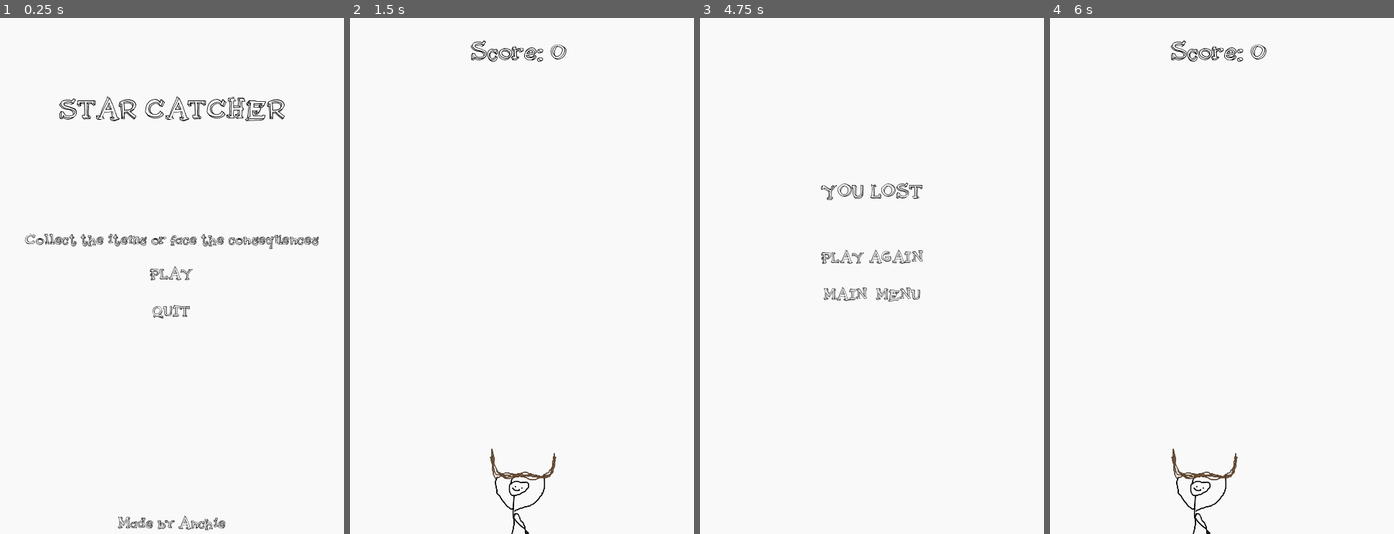
Above: before the commit, frames 1-4 (left to right).
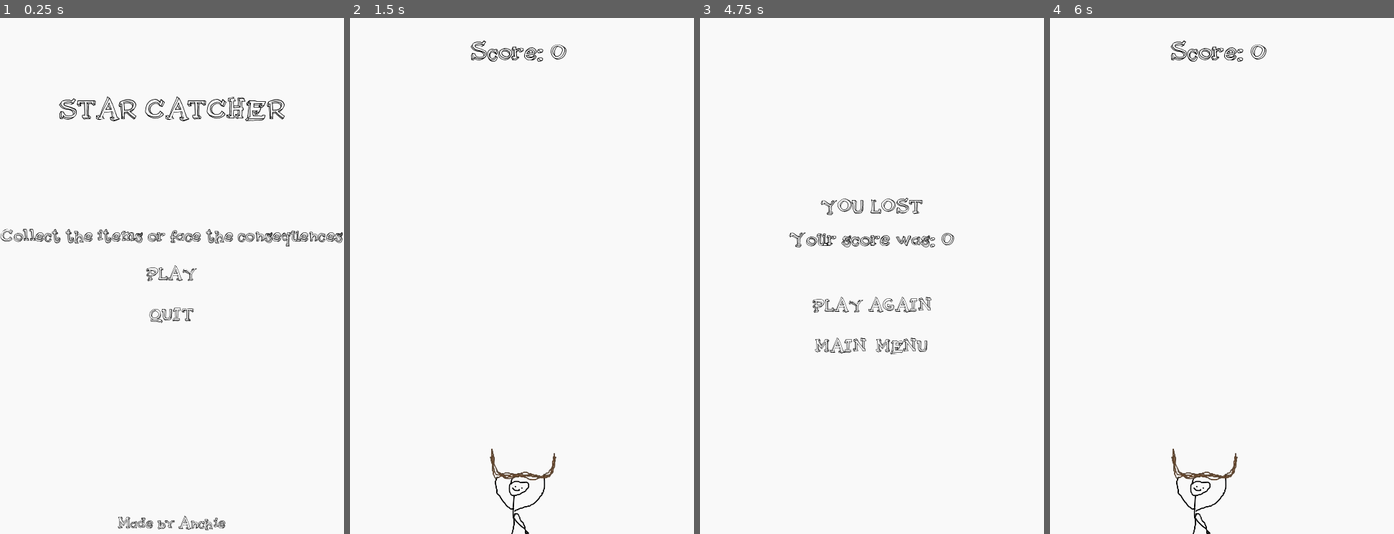
Above: after the commit, the same moments.

Repository: Anchiee/StarCatcher
Game: Godot game, scene res://scenes/Levels/Menu.tscn
The game is run twice, just before and just after one commit, with the same random seed, the same clock (stepped at 60 frames per second) and the same inputs.
Inputs:
- Up to frame 1 (0.25 s): no input
- Up to frame 2 (1.5 s): click "PLAY" at 0.5 s; tap Enter at 1.25 s; hold D (right) from 1.28 s (still down)
- Up to frame 3 (4.75 s): release D (right) at 2.03 s; hold A (left) 2.03-2.78 s; hold D (right) 2.78-4.28 s; hold A (left) from 4.28 s (still down)
- Up to frame 4 (6 s): release A (left) at 5 s; click "MAIN MENU" at 5 s; click "PLAY" at 5.75 s

The runs differ from the first frame. In frame 1, 2.1% of the frame differs, in the area x 0-100%, y 40-60%; in frame 2, nothing differs; in frame 3, 2.6%, in the area x 25-74%, y 31-66%; in frame 4, nothing differs.

Commit message:
Improved lose mechanic HUD rendering

Diff:
--- a/scenes/HUDs/Lose.tscn
+++ b/scenes/HUDs/Lose.tscn
@@ -6,58 +6,66 @@
 [node name="Lose" type="CanvasLayer"]
 script = ExtResource("1_ma0xl")
 
-[node name="Label" type="Label" parent="."]
+[node name="Parent" type="VBoxContainer" parent="."]
 anchors_preset = 8
 anchor_left = 0.5
 anchor_top = 0.5
 anchor_right = 0.5
 anchor_bottom = 0.5
-offset_left = -71.0
-offset_top = -139.0
-offset_right = 71.0
-offset_bottom = -98.0
+offset_left = -115.0
+offset_top = -90.5
+offset_right = 115.0
+offset_bottom = 90.5
 grow_horizontal = 2
 grow_vertical = 2
+theme_override_constants/separation = 50
+
+[node name="InfoContainer" type="VBoxContainer" parent="Parent"]
+layout_mode = 2
+size_flags_horizontal = 4
+size_flags_vertical = 4
+
+[node name="Header" type="Label" parent="Parent/InfoContainer"]
+layout_mode = 2
+size_flags_horizontal = 4
 theme_override_colors/font_color = Color(0, 0, 0, 1)
 theme_override_fonts/font = ExtResource("1_vwd5h")
 theme_override_font_sizes/font_size = 40
 text = "YOU LOST"
 
-[node name="InteractiveContainer" type="VBoxContainer" parent="."]
-anchors_preset = 8
-anchor_left = 0.5
-anchor_top = 0.5
-anchor_right = 0.5
-anchor_bottom = 0.5
-offset_left = -171.5
-offset_top = -46.0
-offset_right = 171.5
-offset_bottom = 46.0
-grow_horizontal = 2
-grow_vertical = 2
+[node name="Score" type="Label" parent="Parent/InfoContainer"]
+layout_mode = 2
+theme_override_colors/font_color = Color(0, 0, 0, 1)
+theme_override_fonts/font = ExtResource("1_vwd5h")
+theme_override_font_sizes/font_size = 40
+text = "Your score was: 0"
+
+[node name="InteractiveContainer" type="VBoxContainer" parent="Parent"]
+layout_mode = 2
+size_flags_vertical = 4
 theme_override_constants/separation = 13
 
-[node name="Play" type="Button" parent="InteractiveContainer"]
+[node name="Play" type="Button" parent="Parent/InteractiveContainer"]
 layout_mode = 2
 focus_mode = 0
 theme_override_colors/font_color = Color(0, 0, 0, 1)
 theme_override_colors/font_pressed_color = Color(0.3764706, 0.3764706, 0.3764706, 1)
 theme_override_colors/font_hover_color = Color(0.22670722, 0.22670752, 0.22670802, 1)
 theme_override_fonts/font = ExtResource("1_vwd5h")
-theme_override_font_sizes/font_size = 30
+theme_override_font_sizes/font_size = 35
 text = "PLAY AGAIN"
 flat = true
 
-[node name="Main Menu" type="Button" parent="InteractiveContainer"]
+[node name="Main Menu" type="Button" parent="Parent/InteractiveContainer"]
 layout_mode = 2
 focus_mode = 0
 theme_override_colors/font_color = Color(0, 0, 0, 1)
 theme_override_colors/font_pressed_color = Color(0.3764706, 0.3764706, 0.3764706, 1)
 theme_override_colors/font_hover_color = Color(0.22745098, 0.22745098, 0.22745098, 1)
 theme_override_fonts/font = ExtResource("1_vwd5h")
-theme_override_font_sizes/font_size = 30
+theme_override_font_sizes/font_size = 35
 text = "MAIN  MENU"
 flat = true
 
-[connection signal="pressed" from="InteractiveContainer/Play" to="." method="_on_play_pressed"]
-[connection signal="pressed" from="InteractiveContainer/Main Menu" to="." method="_on_main_menu_pressed"]
+[connection signal="pressed" from="Parent/InteractiveContainer/Play" to="." method="_on_play_pressed"]
+[connection signal="pressed" from="Parent/InteractiveContainer/Main Menu" to="." method="_on_main_menu_pressed"]
--- a/scenes/HUDs/Menu.tscn
+++ b/scenes/HUDs/Menu.tscn
@@ -38,7 +38,7 @@
 layout_mode = 2
 theme_override_colors/font_color = Color(0, 0, 0, 1)
 theme_override_fonts/font = ExtResource("1_ou6dq")
-theme_override_font_sizes/font_size = 30
+theme_override_font_sizes/font_size = 35
 text = "Collect the items or face the consequences"
 
 [node name="Play" type="Button" parent="InteractiveContainer"]
@@ -48,7 +48,7 @@
 theme_override_colors/font_pressed_color = Color(0.3764706, 0.3764706, 0.3764706, 1)
 theme_override_colors/font_hover_color = Color(0.22670722, 0.22670752, 0.22670802, 1)
 theme_override_fonts/font = ExtResource("1_ou6dq")
-theme_override_font_sizes/font_size = 30
+theme_override_font_sizes/font_size = 35
 text = "PLAY"
 flat = true
 
@@ -59,7 +59,7 @@
 theme_override_colors/font_pressed_color = Color(0.3764706, 0.3764706, 0.3764706, 1)
 theme_override_colors/font_hover_color = Color(0.22745098, 0.22745098, 0.22745098, 1)
 theme_override_fonts/font = ExtResource("1_ou6dq")
-theme_override_font_sizes/font_size = 30
+theme_override_font_sizes/font_size = 35
 text = "QUIT
 "
 flat = true
--- a/scenes/Levels/Game.tscn
+++ b/scenes/Levels/Game.tscn
@@ -37,5 +37,7 @@
 [node name="LoseHUD" parent="." instance=ExtResource("5_wp50s")]
 visible = false
 
-[connection signal="collect" from="Player" to="GameHUD" method="_on_player_collect"]
+[connection signal="lost_game" from="." to="LoseHUD" method="_on_game_lost_game"]
+[connection signal="score_changed" from="." to="GameHUD" method="_on_game_score_changed"]
+[connection signal="collect" from="Player" to="." method="_on_player_collect"]
 [connection signal="timeout" from="CollectableTimer" to="." method="_on_collectable_timer_timeout"]
--- a/scripts/HUDS/game.gd
+++ b/scripts/HUDS/game.gd
@@ -1,6 +1,5 @@
 extends CanvasLayer
 
-var score: int = 0
 @onready var score_label: Label = $Label
 
 # Called when the node enters the scene tree for the first time.
@@ -13,6 +12,5 @@
 	pass
 
 
-func _on_player_collect() -> void:
-	score += 1
-	score_label.text = "Score: " + str(score)
+func _on_game_score_changed(new_score: Variant) -> void:
+	score_label.text = "Score: " + str(new_score)
--- a/scripts/HUDS/lose.gd
+++ b/scripts/HUDS/lose.gd
@@ -1,5 +1,6 @@
 extends CanvasLayer
 
+@onready var score_label := $Parent/InfoContainer/Score
 
 # Called when the node enters the scene tree for the first time.
 func _ready() -> void:
@@ -17,3 +18,7 @@
 
 func _on_main_menu_pressed() -> void:
 	get_tree().change_scene_to_file("res://scenes/Levels/Menu.tscn")
+
+
+func _on_game_lost_game(current_score: Variant) -> void:
+	score_label.text = "Your score was: " + str(current_score)
--- a/scripts/levels/game.gd
+++ b/scripts/levels/game.gd
@@ -1,6 +1,12 @@
 extends Node
 
 @export var collectable: PackedScene
+
+signal score_changed(new_score)
+signal lost_game(current_score)
+
+var score: int = 0
+
 # Called when the node enters the scene tree for the first time.
 func _ready() -> void:
 	pass # Replace with function body.
@@ -17,12 +23,18 @@
 	var spawn_location = $Path2D/PathFollow2D
 	spawn_location.progress_ratio = randf()
 
-	item.lose.connect(on_star_lose)
+	item.lost.connect(on_star_lose)
 	item.position = spawn_location.position
 	add_child(item)
 
+
+func _on_player_collect() -> void:
+	score += 1
+	score_changed.emit(score)
+
 func on_star_lose():
+	lost_game.emit(score)
+	$LoseHUD.show()
 	$GameHUD.hide()
-	$LoseHUD.show()
+	$Player.queue_free()
 	$CollectableTimer.stop()
-	$Player.queue_free()
--- a/scripts/objects/star.gd
+++ b/scripts/objects/star.gd
@@ -1,7 +1,7 @@
 extends Node
 @export var popup_label: PackedScene
 
-signal lose
+signal lost
 
 # Called when the node enters the scene tree for the first time.
 func _ready() -> void:
@@ -14,5 +14,5 @@
 
 
 func _on_visible_on_screen_notifier_2d_screen_exited() -> void:
-	lose.emit()
+	lost.emit()
 	queue_free()
